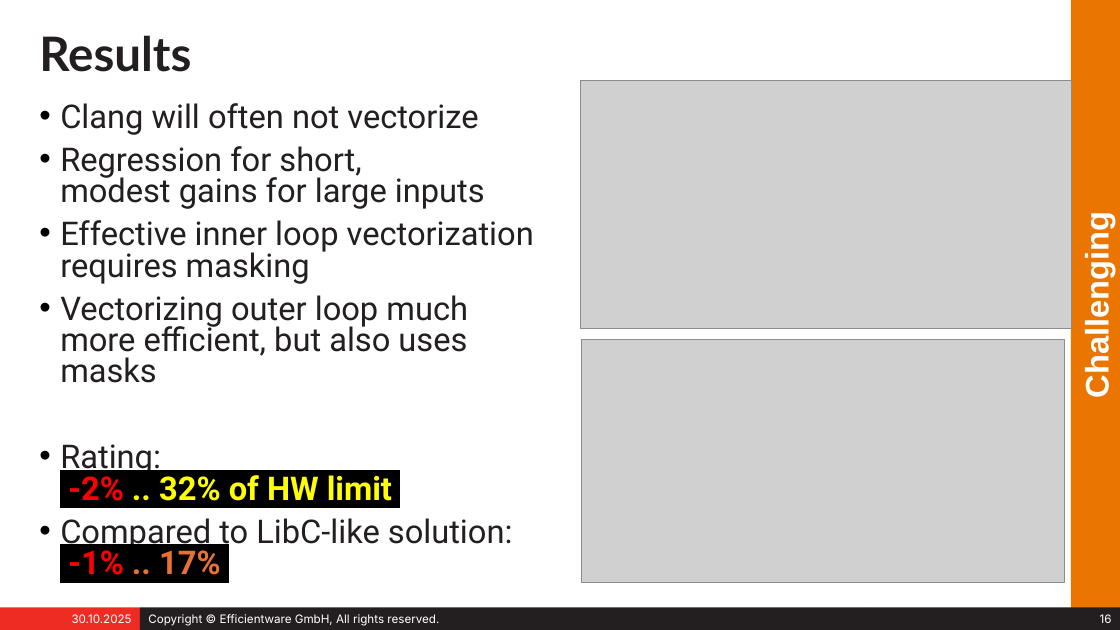
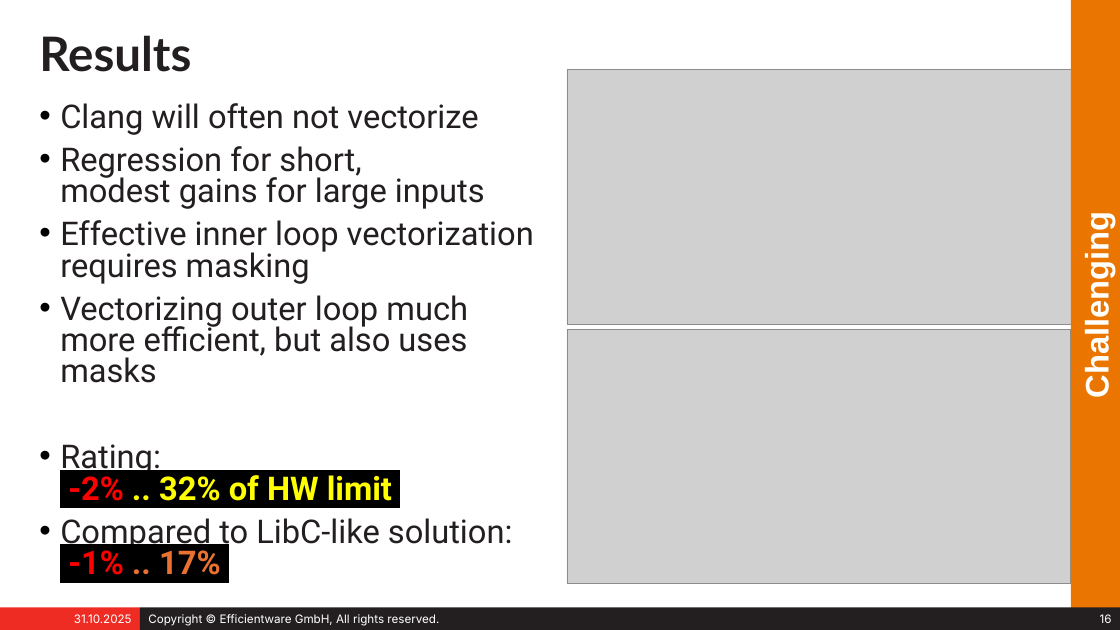
Before and after one commit to stefeff/auto-vectorization, a slide deck: slide 16 of presentation/speed_for_free.odp. Drawn at 1120x630 pixels with LibreOffice and Linux fonts; fonts in the diff are those of the drawing; grey boxes stand for pictures. Boxes give left, top, right and bottom in pixels: in the first picture for what was removed or moved away, otherwise in the second. Text is boxed around its words. In the diff, an @@ line names an element or a change of style, - is before the commit and + after.

```diff
--- a/presentation/speed_for_free.odp
+++ b/presentation/speed_for_free.odp
@@ picture: place and size @@
-picture at [581, 81, 1071, 329]
+picture at [567, 70, 1074, 325]
@@ picture: place and size @@
-picture at [581, 339, 1065, 583]
+picture at [567, 329, 1071, 584]
@@ text in rectangle at [74, 614, 132, 623]: text changed @@
-30.10.2025
+31.10.2025
```
Also in this commit, not shown: 21 other slides changed, 1 other file.
